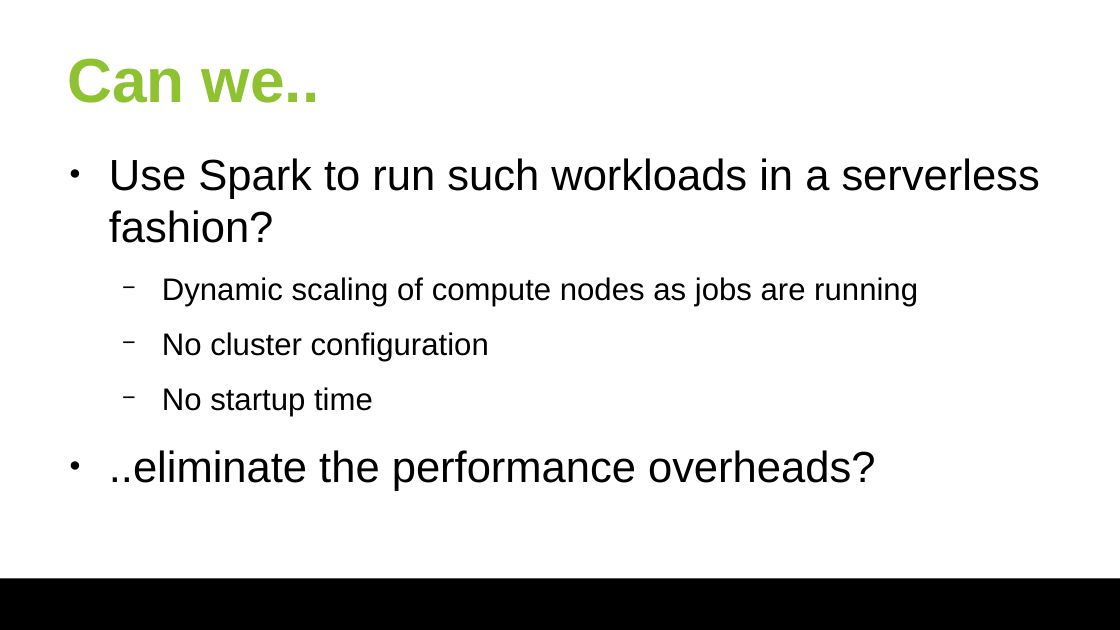
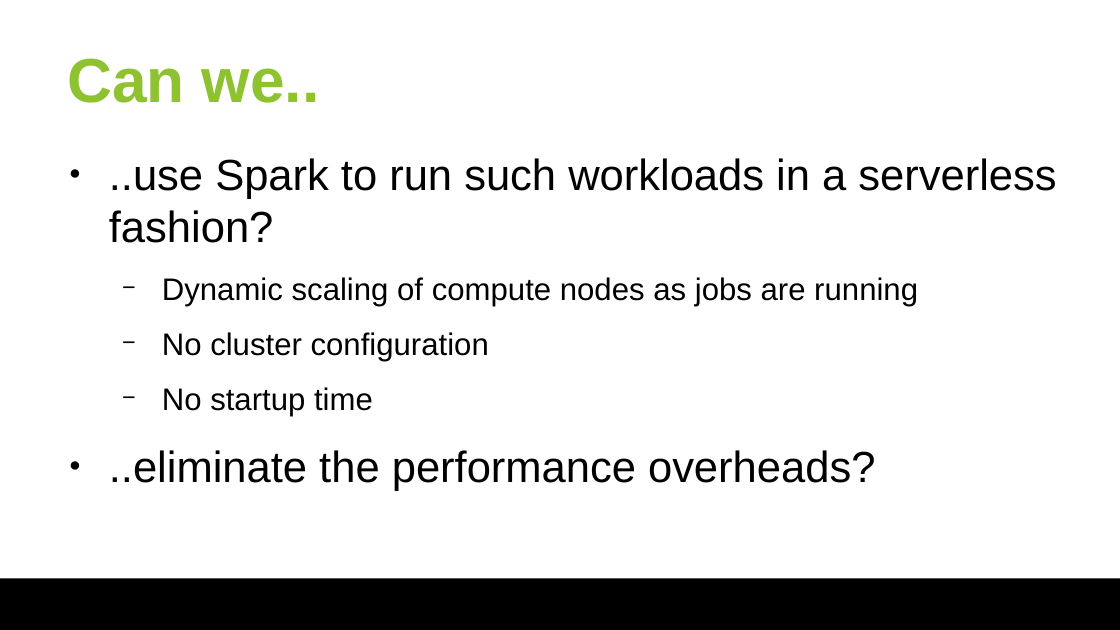
Before and after one commit to huangyibo/spark-summit-18, a slide deck: slide 21 of slides/spark-summit-18.odp (slide 20 before the commit). Drawn at 1120x630 pixels with LibreOffice and Linux fonts; fonts in the diff are those of the drawing; background and template pictures are left out. Boxes give left, top, right and bottom in pixels: in the first picture for what was removed or moved away, otherwise in the second. Text is boxed around its words. In the diff, an @@ line names an element or a change of style, - is before the commit and + after.

```diff
--- a/slides/spark-summit-18.odp
+++ b/slides/spark-summit-18.odp
@@ text at (109,158,1056,243): text changed @@
-● Use Spark to run such workloads in a serverless fashion?
+● ..use Spark to run such workloads in a serverless fashion?
```
Also in this commit, not shown: 2 other slides changed, 1 slide added, 1 other file.
